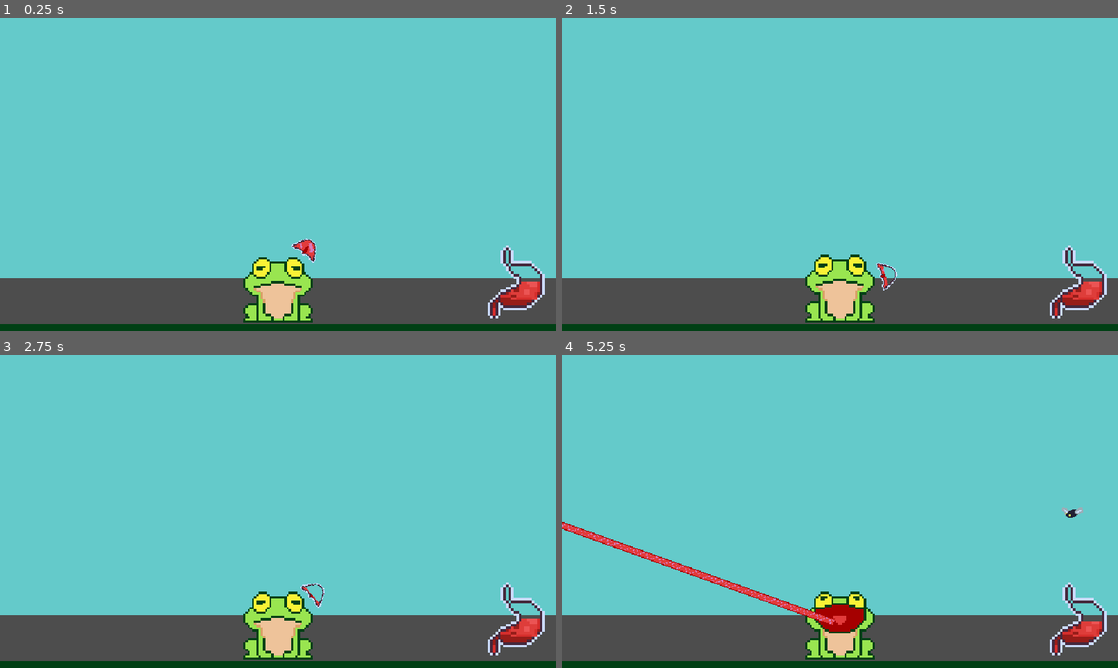
Above: before the commit, frames 1-4 (two rows, left to right).
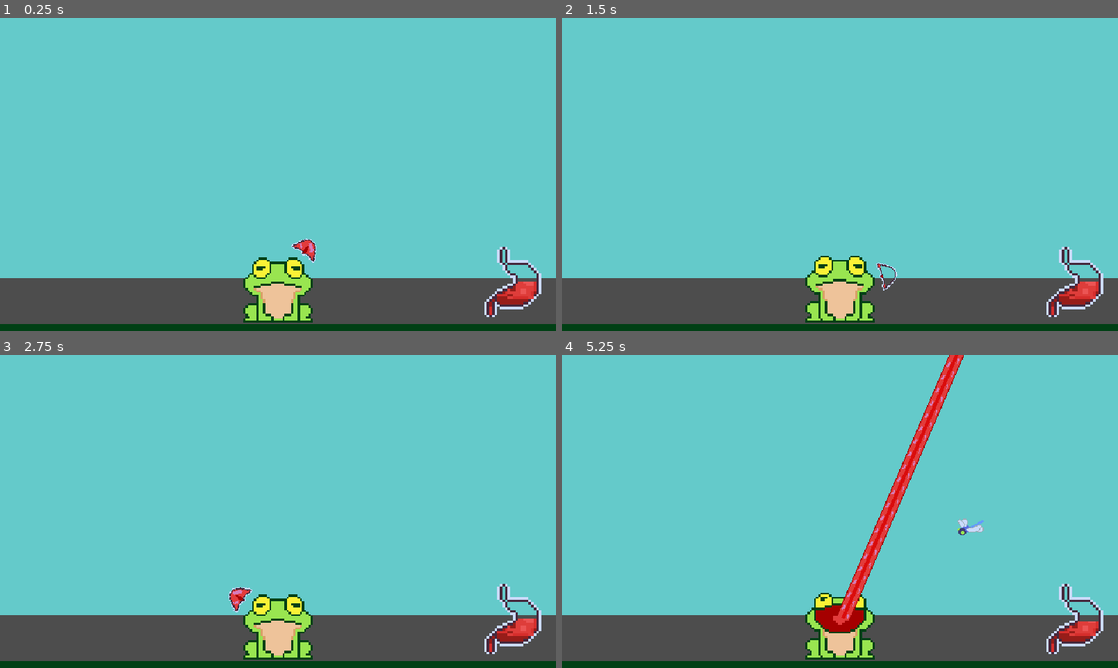
Above: after the commit, the same moments.

Repository: Dreamy-Sheeblings/frog
Game: Godot game, scene res://scenes/main/main.tscn
The game is run twice, just before and just after one commit, with the same random seed, the same clock (stepped at 60 frames per second) and the same inputs.
Inputs:
- Up to frame 1 (0.25 s): no input
- Up to frame 2 (1.5 s): tap Enter (ui_accept) at 0.5, 0.6, 0.77, 1.07, 1.35 s
- Up to frame 3 (2.75 s): tap Enter (ui_accept) at 1.52, 1.82, 2.1 s
- Up to frame 4 (5.25 s): tap Enter (ui_accept) at 2.85, 3.02, 3.32, 3.6, 3.77, 4.07, 4.35, 4.52, 4.82, 5.1 s

The runs differ from the first frame. In frame 1, 0.9% of the frame differs, in the area x 44-98%, y 72-96%; in frame 2, 1.0%; in frame 3, 1.8%; in frame 4, 4.5%, in the area x 0-98%, y 0-96%.

Commit message:
feat: add rainbow shader for rage mode, camera shake for stucking tongue, dragonfly texture

Diff:
--- a/scenes/characters/frog/frog.gd
+++ b/scenes/characters/frog/frog.gd
@@ -37,9 +37,11 @@
 	var tongue_cooldown_progress := tongue_cooldown_elapsed / swallow_timer.wait_time
 	tongue_cooldown_bar.value = tongue_cooldown_progress
 	if tongue_list.get_child_count() > 0:
-		anim_sprite.play("mouth_opened")
+		if anim_sprite.animation != "mouth_opened":
+			anim_sprite.play("mouth_opened")
 	else:
-		anim_sprite.play("idle")
+		if anim_sprite.animation != "idle":
+			anim_sprite.play("idle")
 	match current_state:
 		States.SWAY:
 			tongue_target.visible = true
@@ -68,6 +70,7 @@
 func on_hunger_progress_updated(value: float) -> void:
 	hunger_point = value
 	if hunger_point <= 0:
+		print("frog died")
 		current_state = States.DIE
 
 func on_swallow_timer_timeout() -> void:
@@ -75,6 +78,7 @@
 	swallow_timer.stop()
 
 func on_rage_timer_timeout() -> void:
+	set_rainbow_shader(0)
 	rage_timer.stop()
 	multi_lickable = false
 	lickable = false
@@ -86,6 +90,7 @@
 	rage_amount += number
 	GameEvents.emit_rage_amount_updated(rage_amount)
 	if rage_amount >= 100 and not multi_lickable:
+		set_rainbow_shader(1)
 		multi_lickable = true
 		rage_timer.start()
 
@@ -98,3 +103,6 @@
 		if not multi_lickable:
 			devour_combo_counter = 0
 	GameEvents.emit_devour_combo_text_updated(devour_combo_counter)
+
+func set_rainbow_shader(outline_size: float) -> void:
+	anim_sprite.material.set_shader_parameter("outline_size", outline_size)
--- a/scenes/characters/frog/frog.tscn
+++ b/scenes/characters/frog/frog.tscn
@@ -1,44 +1,43 @@
-[gd_scene load_steps=12 format=3 uid="uid://c1ljkia4u5wil"]
+[gd_scene load_steps=13 format=3 uid="uid://c1ljkia4u5wil"]
 
 [ext_resource type="Script" uid="uid://v5wk6qtvg3uw" path="res://scenes/characters/frog/frog.gd" id="1_aoej0"]
 [ext_resource type="Texture2D" uid="uid://cs7m1n8md2b0y" path="res://scenes/characters/frog/frog.png" id="2_6wucm"]
+[ext_resource type="Shader" uid="uid://cd8key14dcmtn" path="res://scenes/characters/frog/rainbow_outline.gdshader" id="2_coxdj"]
 [ext_resource type="Texture2D" uid="uid://d3647nnbaey87" path="res://scenes/characters/frog/tongue_bar.png" id="3_onr3n"]
 [ext_resource type="Texture2D" uid="uid://cr7o2878rmfc3" path="res://scenes/characters/frog/tongue_progress.png" id="4_coxdj"]
 
-[sub_resource type="AtlasTexture" id="AtlasTexture_6wucm"]
+[sub_resource type="ShaderMaterial" id="ShaderMaterial_800jx"]
+shader = ExtResource("2_coxdj")
+shader_parameter/outline_size = 0
+shader_parameter/speed = 0.5
+
+[sub_resource type="AtlasTexture" id="AtlasTexture_coxdj"]
 atlas = ExtResource("2_6wucm")
-region = Rect2(0, 0, 32, 32)
+region = Rect2(0, 0, 40, 40)
 
-[sub_resource type="AtlasTexture" id="AtlasTexture_ysx4s"]
+[sub_resource type="AtlasTexture" id="AtlasTexture_800jx"]
 atlas = ExtResource("2_6wucm")
-region = Rect2(32, 0, 32, 32)
+region = Rect2(40, 0, 40, 40)
 
-[sub_resource type="AtlasTexture" id="AtlasTexture_c6hnb"]
+[sub_resource type="AtlasTexture" id="AtlasTexture_we62f"]
 atlas = ExtResource("2_6wucm")
-region = Rect2(64, 0, 32, 32)
+region = Rect2(80, 0, 40, 40)
 
-[sub_resource type="AtlasTexture" id="AtlasTexture_bfbh0"]
+[sub_resource type="AtlasTexture" id="AtlasTexture_8fdhm"]
 atlas = ExtResource("2_6wucm")
-region = Rect2(32, 0, 32, 32)
-
-[sub_resource type="AtlasTexture" id="AtlasTexture_wgo6o"]
-atlas = ExtResource("2_6wucm")
-region = Rect2(96, 0, 32, 32)
+region = Rect2(120, 0, 40, 40)
 
 [sub_resource type="SpriteFrames" id="SpriteFrames_gbj2l"]
 animations = [{
 "frames": [{
 "duration": 1.0,
-"texture": SubResource("AtlasTexture_6wucm")
+"texture": SubResource("AtlasTexture_coxdj")
 }, {
 "duration": 1.0,
-"texture": SubResource("AtlasTexture_ysx4s")
+"texture": SubResource("AtlasTexture_800jx")
 }, {
 "duration": 1.0,
-"texture": SubResource("AtlasTexture_c6hnb")
-}, {
-"duration": 1.0,
-"texture": SubResource("AtlasTexture_bfbh0")
+"texture": SubResource("AtlasTexture_we62f")
 }],
 "loop": true,
 "name": &"idle",
@@ -46,7 +45,7 @@
 }, {
 "frames": [{
 "duration": 1.0,
-"texture": SubResource("AtlasTexture_wgo6o")
+"texture": SubResource("AtlasTexture_8fdhm")
 }],
 "loop": true,
 "name": &"mouth_opened",
@@ -62,16 +61,17 @@
 [node name="Timers" type="Node" parent="."]
 
 [node name="SwallowTimer" type="Timer" parent="Timers"]
-wait_time = 0.5
 
 [node name="RageTimer" type="Timer" parent="Timers"]
 wait_time = 5.0
 
 [node name="AnimSprite" type="AnimatedSprite2D" parent="."]
+material = SubResource("ShaderMaterial_800jx")
 scale = Vector2(2.5, 2.5)
 sprite_frames = SubResource("SpriteFrames_gbj2l")
-animation = &"mouth_opened"
+animation = &"idle"
 autoplay = "idle"
+frame_progress = 0.812522
 
 [node name="TongueList" type="Node2D" parent="."]
 
--- a/scenes/characters/frog/frog_tongue/frog_tongue.gd
+++ b/scenes/characters/frog/frog_tongue/frog_tongue.gd
@@ -7,6 +7,8 @@
 
 var shoot_speed = 800.0
 var return_speed := 1000.0
+var camera: Camera2D
+var cam_shake_noise: FastNoiseLite
 
 enum States {
 	RELEASE_OUT,
@@ -24,6 +26,8 @@
 var ate_sth: bool = false
 
 func _ready() -> void:
+	camera = get_node("/root/Main/GameCam")
+	cam_shake_noise = FastNoiseLite.new()
 	head.area_entered.connect(on_head_area_entered)
 	head.area_exited.connect(on_head_area_exited)
 	original_position = head.position
@@ -73,6 +77,8 @@
 			if Input.is_action_just_pressed("ui_accept"):
 				var out_stuck_move = shoot_direction * 10
 				head.position = head.position - out_stuck_move
+				var shake_tween = create_tween()
+				shake_tween.tween_method(shake, 8, 1, 0.5)
 
 		States.DISAPPEAR:
 			if ate_sth:
@@ -80,7 +86,14 @@
 					GameEvents.emit_frog_devour_something(5)
 				elif touch_area is Spider:
 					GameEvents.emit_frog_devour_something(10)
+				elif touch_area is Dragonfly:
+					GameEvents.emit_frog_devour_something(15)
 				touch_area.queue_free()
 			else:
 				GameEvents.emit_frog_devour_something(0)
 			queue_free()
+
+func shake(intensity) -> void:
+	var cam_offset = cam_shake_noise.get_noise_1d(Time.get_ticks_msec()) * intensity
+	camera.offset.x = cam_offset
+	camera.offset.y = cam_offset
--- /dev/null
+++ b/scenes/characters/frog/rainbow_outline.gdshader
@@ -0,0 +1,48 @@
+shader_type canvas_item;
+
+uniform int outline_size : hint_range(0, 5) = 1;
+uniform float speed : hint_range(0.1, 5.0) = 1.0;
+
+// HSV → RGB helper
+vec3 hsv2rgb(vec3 c) {
+    vec3 rgb = clamp(abs(mod(c.x*6.0 + vec3(0.0,4.0,2.0), 6.0)-3.0)-1.0,0.0,1.0);
+    rgb = rgb * rgb * (3.0 - 2.0 * rgb);
+    return c.z * mix(vec3(1.0), rgb, c.y);
+}
+
+void fragment() {
+    vec4 tex_color = texture(TEXTURE, UV);
+    vec4 final_color = vec4(0.0);
+
+    if (tex_color.a > 0.1) {
+        // Draw original sprite
+        final_color = tex_color;
+    } else {
+        float alpha = 0.0;
+
+        // Check 8 directions around pixel
+        for (int x = -outline_size; x <= outline_size; x++) {
+            for (int y = -outline_size; y <= outline_size; y++) {
+                if (x == 0 && y == 0) continue;
+
+                vec2 offset = vec2(float(x), float(y)) * TEXTURE_PIXEL_SIZE;
+                vec2 safe_uv = clamp(UV + offset, vec2(0.0), vec2(1.0));
+                alpha = max(alpha, texture(TEXTURE, safe_uv).a);
+            }
+        }
+
+        if (alpha > 0.1) {
+            // Distance from center controls rainbow hue
+            vec2 center = vec2(0.5, 0.5);
+            float dist = length(UV - center);
+
+            // Add time so it "radiates outward"
+            float hue = mod(dist * 1.5 - TIME * speed, 1.0);
+
+            vec3 rgb = hsv2rgb(vec3(hue, 1.0, 1.0));
+            final_color = vec4(rgb, 1.0);
+        }
+    }
+
+    COLOR = final_color;
+}
--- a/scenes/characters/insects/dragonfly/dragonfly.gd
+++ b/scenes/characters/insects/dragonfly/dragonfly.gd
@@ -1,5 +1,7 @@
 class_name Dragonfly
 extends Area2D
+
+@onready var anim_sprite: AnimatedSprite2D = $AnimSprite
 
 var base_radius := 10.0 # Buzz radius (small for subtle wing noise)
 var radius_jitter := 20.0
@@ -13,7 +15,7 @@
 var noise_seed_offset := 0.0
 
 # Horizontal forward movement
-var forward_speed := 100.0
+var forward_speed := 150.0
 
 # Vertical buzzing range
 var vertical_range := 20.0 # How much up/down buzzing
@@ -21,8 +23,11 @@
 
 func _ready() -> void:
 	randomize()
+	await get_tree().process_frame
 	center = global_position
-
+	if global_position.x > 0:
+		forward_speed *= -1
+		anim_sprite.flip_h = true
 	# Noise setup
 	phase_offset = randf_range(0.0, TAU)
 	noise_seed_offset = randf_range(0.0, 1000.0)
--- a/scenes/characters/insects/dragonfly/dragonfly.tscn
+++ b/scenes/characters/insects/dragonfly/dragonfly.tscn
@@ -1,19 +1,49 @@
-[gd_scene load_steps=4 format=3 uid="uid://c338r67pw8ujb"]
+[gd_scene load_steps=8 format=3 uid="uid://c338r67pw8ujb"]
 
 [ext_resource type="Script" uid="uid://c815rxgap2lmh" path="res://scenes/characters/insects/dragonfly/dragonfly.gd" id="1_ltc5n"]
+[ext_resource type="Texture2D" uid="uid://cjdm2ftnga5vq" path="res://scenes/characters/insects/dragonfly/dragonfly.png" id="2_pu108"]
 
-[sub_resource type="QuadMesh" id="QuadMesh_muqws"]
-size = Vector2(30, 15)
+[sub_resource type="AtlasTexture" id="AtlasTexture_pu108"]
+atlas = ExtResource("2_pu108")
+region = Rect2(0, 0, 32, 32)
+
+[sub_resource type="AtlasTexture" id="AtlasTexture_jk0et"]
+atlas = ExtResource("2_pu108")
+region = Rect2(32, 0, 32, 32)
+
+[sub_resource type="AtlasTexture" id="AtlasTexture_n46jq"]
+atlas = ExtResource("2_pu108")
+region = Rect2(64, 0, 32, 32)
+
+[sub_resource type="SpriteFrames" id="SpriteFrames_aggp4"]
+animations = [{
+"frames": [{
+"duration": 1.0,
+"texture": SubResource("AtlasTexture_pu108")
+}, {
+"duration": 1.0,
+"texture": SubResource("AtlasTexture_jk0et")
+}, {
+"duration": 1.0,
+"texture": SubResource("AtlasTexture_n46jq")
+}],
+"loop": true,
+"name": &"fly",
+"speed": 30.0
+}]
 
 [sub_resource type="RectangleShape2D" id="RectangleShape2D_muqws"]
 size = Vector2(30, 15)
 
-[node name="Dragonfly" type="Area2D"]
+[node name="Dragonfly" type="Area2D" groups=["edibles"]]
 script = ExtResource("1_ltc5n")
 
-[node name="Sprite" type="MeshInstance2D" parent="."]
-modulate = Color(0.211765, 0.317647, 1, 1)
-mesh = SubResource("QuadMesh_muqws")
+[node name="AnimSprite" type="AnimatedSprite2D" parent="."]
+position = Vector2(0, -3)
+sprite_frames = SubResource("SpriteFrames_aggp4")
+animation = &"fly"
+autoplay = "fly"
+frame_progress = 0.656989
 
-[node name="CollisionShape2D" type="CollisionShape2D" parent="."]
+[node name="Cls" type="CollisionShape2D" parent="."]
 shape = SubResource("RectangleShape2D_muqws")
--- a/scenes/characters/insects/spider/spider.gd
+++ b/scenes/characters/insects/spider/spider.gd
@@ -2,19 +2,17 @@
 extends Area2D
 
 @onready var web_scene: PackedScene = preload("res://scenes/objects/spider_web/spider_web.tscn")
-
+@onready var anim_sprite: AnimatedSprite2D = $AnimSprite
 @onready var life_timer: Timer = $LifeTimer
 
 enum States {
 	DESCEND,
-	IDLE,
 	WEB,
 	ASCEND
 }
 
 var current_state = States.DESCEND
 
-# var alive: bool = false
 var start_position: Vector2
 var descend_duration: float = 1
 var bounce_height: float = 10.0
@@ -26,15 +24,11 @@
 	life_timer.timeout.connect(on_life_timer_timeout)
 	await get_tree().process_frame
 	start_position = global_position
+	anim_sprite.play("drop")
 	drop_spider()
 
 func _process(_delta: float) -> void:
-
-	match current_state:
-		States.IDLE:
-			pass
-		States.WEB:
-			pass
+	pass
 
 func drop_spider() -> void:
 	randomize()
@@ -79,10 +73,12 @@
 
 func _on_descend_finished() -> void:
 	life_timer.start()
-	current_state = States.IDLE
+	anim_sprite.play("web")
+	current_state = States.WEB
 
 func on_life_timer_timeout() -> void:
 	if web_shooted:
+		anim_sprite.play("up")
 		spider_ascend()
 		return
 	var web_instance = web_scene.instantiate()
--- a/scenes/characters/insects/spider/spider.tscn
+++ b/scenes/characters/insects/spider/spider.tscn
@@ -1,27 +1,58 @@
-[gd_scene load_steps=7 format=3 uid="uid://chfdaqxfq84dr"]
+[gd_scene load_steps=10 format=3 uid="uid://chfdaqxfq84dr"]
 
 [ext_resource type="Script" uid="uid://d0gxvvdmb1e78" path="res://scenes/characters/insects/spider/spider.gd" id="1_t1u7d"]
 [ext_resource type="Texture2D" uid="uid://bnhxxq7iuqomn" path="res://scenes/characters/insects/spider/spider.png" id="2_td3ey"]
 
-[sub_resource type="AtlasTexture" id="AtlasTexture_ginsi"]
+[sub_resource type="AtlasTexture" id="AtlasTexture_t3eim"]
+atlas = ExtResource("2_td3ey")
+region = Rect2(0, 0, 32, 32)
+
+[sub_resource type="AtlasTexture" id="AtlasTexture_dt01b"]
 atlas = ExtResource("2_td3ey")
 region = Rect2(32, 0, 32, 32)
 
-[sub_resource type="AtlasTexture" id="AtlasTexture_y77b5"]
+[sub_resource type="AtlasTexture" id="AtlasTexture_swoil"]
 atlas = ExtResource("2_td3ey")
 region = Rect2(64, 0, 32, 32)
+
+[sub_resource type="AtlasTexture" id="AtlasTexture_d6mvc"]
+atlas = ExtResource("2_td3ey")
+region = Rect2(96, 0, 32, 32)
+
+[sub_resource type="AtlasTexture" id="AtlasTexture_8gncy"]
+atlas = ExtResource("2_td3ey")
+region = Rect2(128, 0, 32, 32)
 
 [sub_resource type="SpriteFrames" id="SpriteFrames_t5xmt"]
 animations = [{
 "frames": [{
 "duration": 1.0,
-"texture": SubResource("AtlasTexture_ginsi")
+"texture": SubResource("AtlasTexture_t3eim")
+}],
+"loop": true,
+"name": &"drop",
+"speed": 5.0
+}, {
+"frames": [{
+"duration": 1.0,
+"texture": SubResource("AtlasTexture_dt01b")
+}],
+"loop": true,
+"name": &"up",
+"speed": 5.0
+}, {
+"frames": [{
+"duration": 1.0,
+"texture": SubResource("AtlasTexture_swoil")
 }, {
 "duration": 1.0,
-"texture": SubResource("AtlasTexture_y77b5")
+"texture": SubResource("AtlasTexture_d6mvc")
+}, {
+"duration": 1.0,
+"texture": SubResource("AtlasTexture_8gncy")
 }],
 "loop": true,
-"name": &"idle",
+"name": &"web",
 "speed": 8.0
 }]
 
@@ -33,9 +64,7 @@
 
 [node name="AnimSprite" type="AnimatedSprite2D" parent="."]
 sprite_frames = SubResource("SpriteFrames_t5xmt")
-animation = &"idle"
-autoplay = "idle"
-frame_progress = 0.298337
+animation = &"web"
 
 [node name="Cls" type="CollisionShape2D" parent="."]
 shape = SubResource("RectangleShape2D_5tgb4")
--- /dev/null
+++ b/scenes/components/game_camera/game_camera.gd
@@ -0,0 +1,7 @@
+extends Camera2D
+
+func _ready() -> void:
+
+	# Center the camera on the viewport size
+	var viewport_size = get_viewport().get_visible_rect().size
+	global_position = viewport_size * 0.5
--- /dev/null
+++ b/scenes/components/game_camera/game_camera.tscn
@@ -0,0 +1,6 @@
+[gd_scene load_steps=2 format=3 uid="uid://cagltfvifviwb"]
+
+[ext_resource type="Script" uid="uid://n83ecv2shwk" path="res://scenes/components/game_camera/game_camera.gd" id="1_b8hge"]
+
+[node name="GameCam" type="Camera2D"]
+script = ExtResource("1_b8hge")
--- a/scenes/components/managers/insect_spawner/insects_spawner.gd
+++ b/scenes/components/managers/insect_spawner/insects_spawner.gd
@@ -4,6 +4,7 @@
 
 @export var fly_scene: PackedScene
 @export var spider_scene: PackedScene
+@export var dragonfly_scene: PackedScene
 @onready var difficult_timer: Timer = $DifficultyTimer
 @onready var spawn_timer: Timer = $SpawnTimer
 
@@ -16,6 +17,7 @@
 
 func _ready() -> void:
 	insect_table.add_item(fly_scene, 15)
+	insect_table.add_item(dragonfly_scene, 3)
 	base_spawn_time = spawn_timer.wait_time
 	randomize()
 	view_rect = get_viewport().get_visible_rect()
@@ -39,6 +41,13 @@
 	elif insect_instance is Spider:
 		var index = randi_range(2, 14)
 		spawn_position = Vector2(40 * index, -MARGIN)
+	elif insect_instance is Dragonfly:
+		var side = randi() % 2
+		match side:
+			0: # Left side only
+				spawn_position = Vector2(-MARGIN, randf_range(view_rect.position.y, view_rect.end.y - 100))
+			1: # Right side only
+				spawn_position = Vector2(view_rect.end.x + MARGIN, randf_range(view_rect.position.y, view_rect.end.y - 100))
 
 	var entities_layer = get_tree().get_first_node_in_group("entities_layer")
 	entities_layer.add_child(insect_instance)
--- a/scenes/components/managers/insect_spawner/insects_spawner.tscn
+++ b/scenes/components/managers/insect_spawner/insects_spawner.tscn
@@ -1,13 +1,15 @@
-[gd_scene load_steps=4 format=3 uid="uid://bwpk101n37afm"]
+[gd_scene load_steps=5 format=3 uid="uid://bwpk101n37afm"]
 
 [ext_resource type="Script" uid="uid://dxw56ks5jnlgr" path="res://scenes/components/managers/insect_spawner/insects_spawner.gd" id="1_1pdku"]
 [ext_resource type="PackedScene" uid="uid://cxodetp2amu0b" path="res://scenes/characters/insects/fly/fly.tscn" id="2_5fo2e"]
 [ext_resource type="PackedScene" uid="uid://chfdaqxfq84dr" path="res://scenes/characters/insects/spider/spider.tscn" id="3_q6cc4"]
+[ext_resource type="PackedScene" uid="uid://c338r67pw8ujb" path="res://scenes/characters/insects/dragonfly/dragonfly.tscn" id="4_uabpt"]
 
 [node name="InsectsSpawner" type="Node"]
 script = ExtResource("1_1pdku")
 fly_scene = ExtResource("2_5fo2e")
 spider_scene = ExtResource("3_q6cc4")
+dragonfly_scene = ExtResource("4_uabpt")
 
 [node name="DifficultyTimer" type="Timer" parent="."]
 wait_time = 8.0
--- a/scenes/main/main.tscn
+++ b/scenes/main/main.tscn
@@ -1,6 +1,7 @@
-[gd_scene load_steps=7 format=3 uid="uid://bug1l8g3cbkep"]
+[gd_scene load_steps=8 format=3 uid="uid://bug1l8g3cbkep"]
 
 [ext_resource type="PackedScene" uid="uid://bok7toi4jhycb" path="res://scenes/user_interface/rage_bar/rage_bar.tscn" id="1_l3cfh"]
+[ext_resource type="PackedScene" uid="uid://cagltfvifviwb" path="res://scenes/components/game_camera/game_camera.tscn" id="1_ow5a4"]
 [ext_resource type="PackedScene" uid="uid://bwpk101n37afm" path="res://scenes/components/managers/insect_spawner/insects_spawner.tscn" id="2_6q06x"]
 [ext_resource type="PackedScene" uid="uid://c1ljkia4u5wil" path="res://scenes/characters/frog/frog.tscn" id="4_hujxm"]
 [ext_resource type="PackedScene" uid="uid://q0nuhm16ytck" path="res://scenes/user_interface/combo_counter/combo_counter.tscn" id="5_6q06x"]
@@ -9,6 +10,8 @@
 [sub_resource type="QuadMesh" id="QuadMesh_c651c"]
 
 [node name="Main" type="Node"]
+
+[node name="GameCam" parent="." instance=ExtResource("1_ow5a4")]
 
 [node name="MeshInstance2D" type="MeshInstance2D" parent="."]
 modulate = Color(0.392157, 0.792157, 0.792157, 1)
@@ -30,5 +33,5 @@
 [node name="Frog" parent="." instance=ExtResource("4_hujxm")]
 position = Vector2(320, 310)
 
-[node name="FloatingText" parent="." instance=ExtResource("5_6q06x")]
+[node name="ComboCounter" parent="." instance=ExtResource("5_6q06x")]
 position = Vector2(110, 297)
--- a/scenes/user_interface/hunger_bar/hunger_bar.tscn
+++ b/scenes/user_interface/hunger_bar/hunger_bar.tscn
@@ -17,10 +17,10 @@
 anchor_top = 0.5
 anchor_right = 0.5
 anchor_bottom = 0.5
-offset_left = 223.0
-offset_top = 75.0
-offset_right = 255.0
-offset_bottom = 107.0
+offset_left = 237.0
+offset_top = 83.0
+offset_right = 259.0
+offset_bottom = 110.0
 grow_horizontal = 2
 grow_vertical = 2
 scale = Vector2(3, 3)
Binary file changed: scenes/characters/frog/frog.png
Binary file changed: scenes/characters/frog/frog_tongue/tongue.png
Not shown, added: scenes/characters/frog/rainbow_outline.gdshader.uid
Binary file added: scenes/characters/insects/dragonfly/dragonfly.png
Not shown, added: scenes/characters/insects/dragonfly/dragonfly.png.import
Binary file changed: scenes/characters/insects/spider/spider.png
Not shown, added: scenes/components/game_camera/game_camera.gd.uid
Binary file changed: scenes/user_interface/hunger_bar/hunger_bar.png
Binary file changed: scenes/user_interface/hunger_bar/hunger_progress.png
